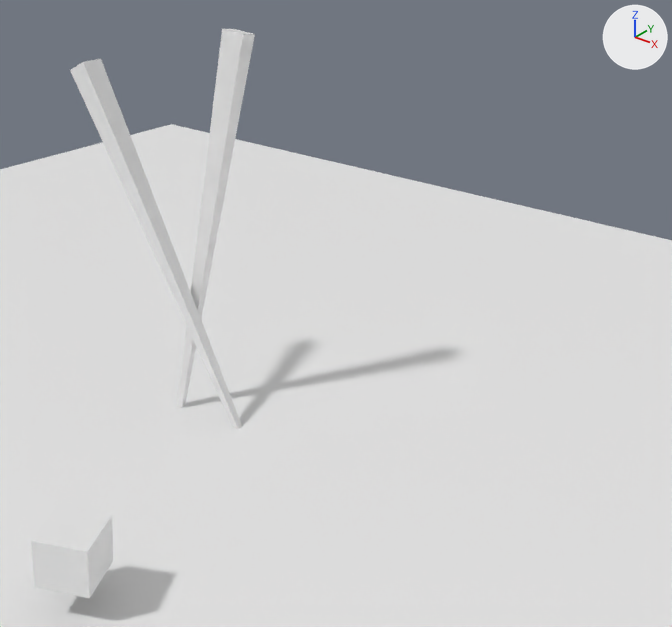
What one commit did to the Blender file blend-files/demo2.blend.
Camera for both pictures: a 50 mm lens placed at (15.5, -9.6, 16.0), pointed at (1.6, 7.8, 5.3). The lights are fixed; the arrows at upper right show +X, +Y and +Z.

Script lines for the objects in view, before the commit:
```python
me_cube = bpy.data.meshes.new('Cube')
me_cube.from_pydata(...)  # a box spanning x -0.5..0.5, y -0.5..0.5, z -0.5..0.5
me_cube_001 = bpy.data.meshes.new('Cube.001')
me_cube_001.from_pydata(...)  # a box spanning x -0.5..0.5, y -0.5..0.5, z -0.5..0.5
me_cube_010 = bpy.data.meshes.new('Cube.010')
me_cube_010.from_pydata([(-0.5, -0.5, -0.5), (-0.131, -0.131, 0.5), (-0.5, 0.5, -0.5), (-0.131, 0.131, 0.5), (0.5, -0.5, -0.5), (0.131, -0.131, 0.5), (0.5, 0.5, -0.5), (0.131, 0.131, 0.5)], [], [(0, 1, 3, 2), (2, 3, 7, 6), (6, 7, 5, 4), (4, 5, 1, 0), (2, 6, 4, 0), (7, 3, 1, 5)])
me_cube_012 = bpy.data.meshes.new('Cube.012')
me_cube_012.from_pydata([(-0.5, -0.5, -0.5), (-0.131, -0.131, 0.5), (-0.5, 0.5, -0.5), (-0.131, 0.131, 0.5), (0.5, -0.5, -0.5), (0.131, -0.131, 0.5), (0.5, 0.5, -0.5), (0.131, 0.131, 0.5)], [], [(0, 1, 3, 2), (2, 3, 7, 6), (6, 7, 5, 4), (4, 5, 1, 0), (2, 6, 4, 0), (7, 3, 1, 5)])
ob_chopsticks_1 = bpy.data.objects.new('chopsticks_1', me_cube_012)
ob_chopsticks_1.location = (-4.24, 8.79, 5.75)
ob_chopsticks_1.rotation_euler = (2.983, 6.426, 0.233)  # degrees (171, 8, 13)
ob_chopsticks_1.scale = (0.684, 0.684, 12.2)
ob_chopsticks_2 = bpy.data.objects.new('chopsticks_2', me_cube_010)
ob_chopsticks_2.location = (-5.1, 7.83, 5.17)
ob_chopsticks_2.rotation_euler = (3.121, 5.818, 0.0912)  # degrees (179, 333, 5.2)
ob_chopsticks_2.scale = (0.684, 0.684, 12.2)
ob_cube = bpy.data.objects.new('Cube', me_cube)
ob_cube.location = (0.0, 0.0, 1.57)
ob_cube.rotation_euler = (-0.0193, 0.0708, 0.48)  # degrees (-1.1, 4.1, 28)
ob_cube.scale = (1.35, 1.35, 1.35)
ob_floor = bpy.data.objects.new('Floor', me_cube_001)
ob_floor.location = (0.0, 0.0, -0.15)
ob_floor.scale = (64.6, 64.6, 0.288)
```
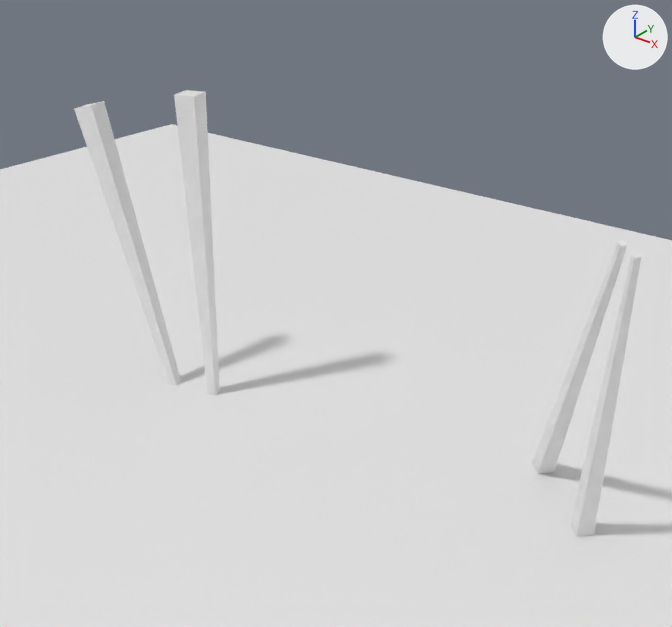
Where the newer file only moved an object's origin or applied its transform, the numbers keep the older frame.

Scene script edits in JSON lines:
```json
{"block": "me_cube_010", "where": "me_cube_010.from_pydata(...)  # 8 vertices, 6 faces; spans x -0.5..0.5, y -0.5..0.5, z -0.5..0.5"}
{"block": "me_cube_010", "where": "# used by ob_chopsticks_2; location = (-5.1, 7.83, 5.17); rotation_euler = (3.121, 5.818, 0.0912), in degrees (179, 333, 5.2); scale = (0.684, 0.684, 12.2)"}
{"block": "me_cube_010", "change": "me_cube_010 part 1"}
{"op": "set", "path": "me_cube_010.vertices[0].co", "old": "(-0.5, -0.5, -0.5)", "new": "(3.157, -1.91, -0.353)", "note": "not seen -> pixel (185, 90)"}
{"op": "set", "path": "me_cube_010.vertices[1].co", "old": "(-0.131, -0.131, 0.5)", "new": "(-4.866, -1.942, 0.637)"}
{"op": "set", "path": "me_cube_010.vertices[2].co", "old": "(-0.5, 0.5, -0.5)", "new": "(3.331, -0.953, -0.347)", "note": "pixel (69, 70) -> pixel (173, 94)"}
{"op": "set", "path": "me_cube_010.vertices[3].co", "old": "(-0.131, 0.131, 0.5)", "new": "(-4.82, -1.691, 0.638)"}
{"op": "set", "path": "me_cube_010.vertices[4].co", "old": "(0.5, -0.5, -0.5)", "new": "(4.02, -2.11, -0.33)", "note": "pixel (100, 58) -> pixel (205, 91)"}
{"op": "set", "path": "me_cube_010.vertices[5].co", "old": "(0.131, -0.131, 0.5)", "new": "(-4.639, -1.995, 0.643)"}
{"op": "set", "path": "me_cube_010.vertices[6].co", "old": "(0.5, 0.5, -0.5)", "new": "(4.194, -1.154, -0.324)", "note": "pixel (83, 61) -> pixel (194, 96)"}
{"op": "set", "path": "me_cube_010.vertices[7].co", "old": "(0.131, 0.131, 0.5)", "new": "(-4.593, -1.744, 0.644)"}
{"op": "add", "block": "me_cube_005", "code": ["me_cube_005 = bpy.data.meshes.new('Cube.005')", "me_cube_005.from_pydata([(-0.28, -0.28, -5.64), (-0.07, -0.07, 5.64), (-0.28, 0.28, -5.64), (-0.07, 0.07, 5.64), (0.28, -0.28, -5.64), (0.07, -0.07, 5.64), (0.28, 0.28, -5.64), (0.07, 0.07, 5.64)], [], [(0, 1, 3, 2), (2, 3, 7, 6), (6, 7, 5, 4), (4, 5, 1, 0), (2, 6, 4, 0), (7, 3, 1, 5)])"]}
{"op": "remove", "block": "ob_cube", "code": ["ob_cube = bpy.data.objects.new('Cube', me_cube)", "ob_cube.location = (0.0, 0.0, 1.57)", "ob_cube.rotation_euler = (-0.0193, 0.0708, 0.48)  # degrees (-1.1, 4.1, 28)", "ob_cube.scale = (1.35, 1.35, 1.35)"]}
{"op": "remove", "block": "ob_chopsticks_1", "code": ["ob_chopsticks_1 = bpy.data.objects.new('chopsticks_1', me_cube_012)", "ob_chopsticks_1.location = (-4.24, 8.79, 5.75)", "ob_chopsticks_1.rotation_euler = (2.983, 6.426, 0.233)  # degrees (171, 8, 13)", "ob_chopsticks_1.scale = (0.684, 0.684, 12.2)"]}
{"op": "add", "block": "ob_chopsticks_2_003", "code": ["ob_chopsticks_2_003 = bpy.data.objects.new('chopsticks_2.003', me_cube_005)", "ob_chopsticks_2_003.location = (8.53, 9.44, 3.14)", "ob_chopsticks_2_003.rotation_euler = (-0.0622, 6.077, -3.902)  # degrees (-3.6, 348, -224)"]}
{"op": "add", "block": "ob_chopsticks_2_002", "code": ["ob_chopsticks_2_002 = bpy.data.objects.new('chopsticks_2.002', me_cube_005.copy())", "ob_chopsticks_2_002.location = (7.11, 10.67, 3.57)", "ob_chopsticks_2_002.rotation_euler = (-0.056, 5.847, -3.889)  # degrees (-3.2, 335, -223)"]}
{"op": "add", "block": "ob_chopsticks_2_001", "code": ["ob_chopsticks_2_001 = bpy.data.objects.new('chopsticks_2.001', me_cube_005.copy())", "ob_chopsticks_2_001.location = (-6.83, 8.45, 2.84)", "ob_chopsticks_2_001.rotation_euler = (3.125, 6.037, 0.29)  # degrees (179, 346, 17)", "ob_chopsticks_2_001.scale = (1.18, 1.18, 1.18)"]}
```

Boxes [x1, y1, x2, y2] around the edits, measured in the pictures (672 x 627 px):
```json
{"object": "chopsticks_2", "change": "reshaped", "before": [70, 59, 242, 429], "after": [174, 90, 220, 395]}
{"object": "chopsticks_1", "change": "deleted", "before": [177, 29, 255, 408]}
{"object": "chopsticks_2.001", "change": "added", "after": [74, 101, 181, 385]}
{"object": "Cube", "change": "deleted", "before": [31, 505, 113, 599]}
{"object": "chopsticks_2.003", "change": "added", "after": [570, 253, 641, 537]}
{"object": "chopsticks_2.002", "change": "added", "after": [531, 240, 627, 474]}
```
